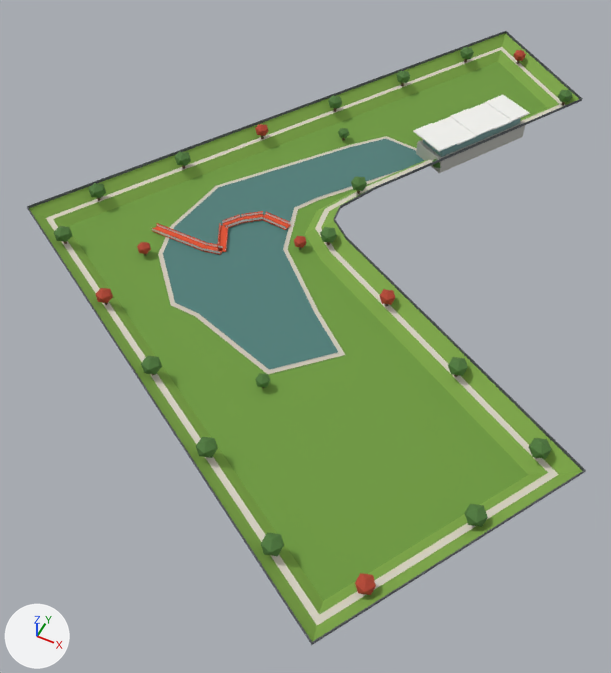
An edit to the glTF model public/models/landmarks/maple-garden.glb, drawn before and after from the same camera.
Before and after are seen from a camera (50 mm lens) standing at (93.0, -202.0, 199.0) and looking at (1.0, -18.0, -31.0). Lighting does not change. The marker at lower left points along +X, +Y and +Z. The picture after the commit comes second.

Objects in the first picture: 'maple-garden'.
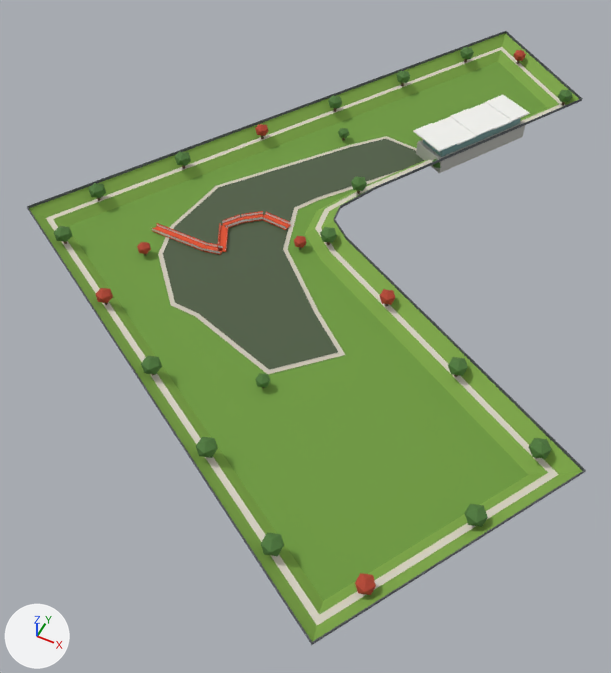
What differs and where, as boxes (x1, y1, x2, y2) in the pictures (611 x 673 px):
```json
{"object": "maple-garden", "change": "recoloured", "before": [161, 136, 426, 372], "after": [161, 136, 426, 372], "on screen": "cyan to green"}
```

Scene script edits in JSON lines:
```json
{"op": "set", "path": "mat_maple_lake.base_color", "old": "(0.0782, 0.212, 0.195)", "new": "(0.0782, 0.112, 0.0578)", "note": "cyan #4f7f7a -> dark green #4f5e44"}
```
